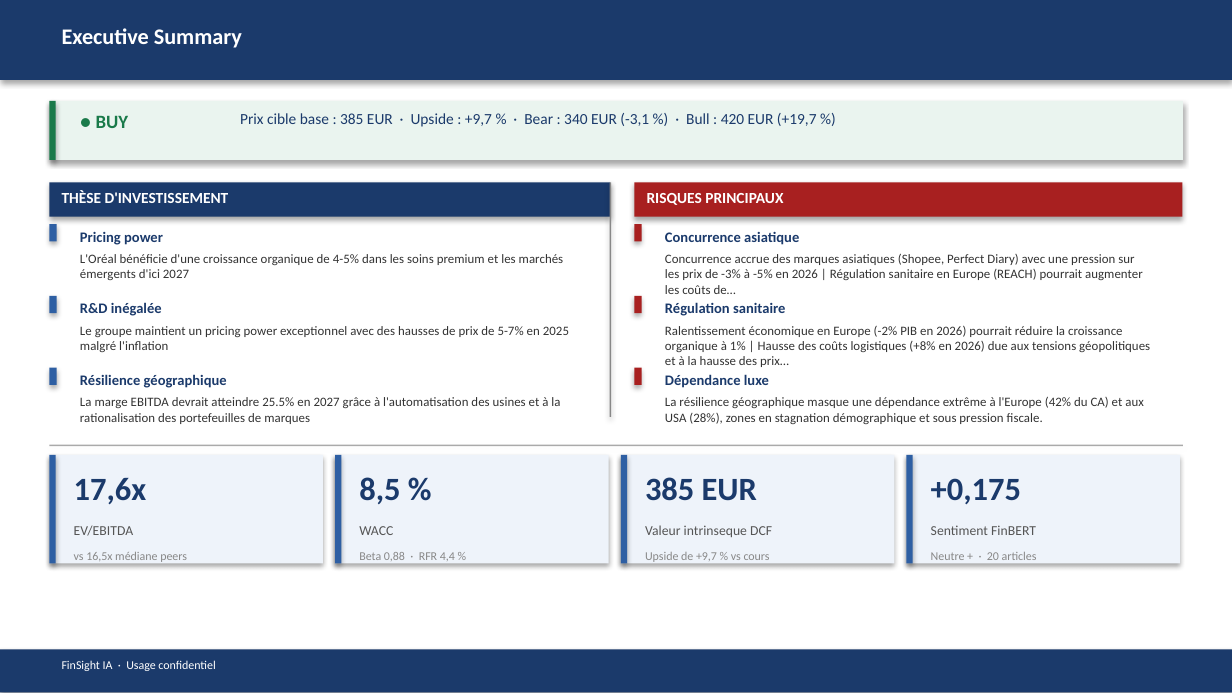
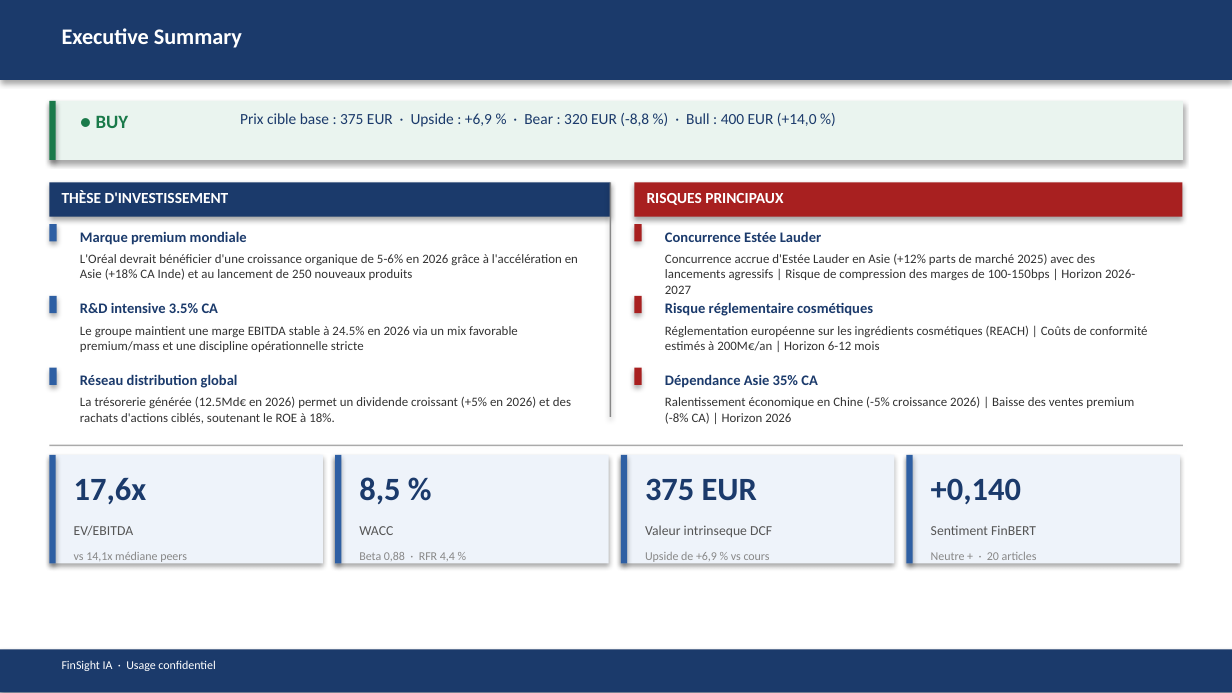
Before and after one commit to baptistejeh07-art/finsight-ia, a slide deck: slide 2 of preview/OR.PA/OR.PA_pitchbook.pptx. Drawn at 1232x693 pixels with LibreOffice and Linux fonts; fonts in the diff are those of the drawing. Boxes give left, top, right and bottom in pixels: in the first picture for what was removed or moved away, otherwise in the second. Text is boxed around its words. In the diff, an @@ line names an element or a change of style, - is before the commit and + after.

```diff
--- a/preview/OR.PA/OR.PA_pitchbook.pptx
+++ b/preview/OR.PA/OR.PA_pitchbook.pptx
@@ text at (x1=240, y1=113, x2=817, y2=127): text changed @@
-Prix cible base : 385 EUR · Upside : +9,7 % · Bear : 340 EUR (-3,1 %) · Bull : 420 EUR (+19,7 %)
+Prix cible base : 375 EUR · Upside : +6,9 % · Bear : 320 EUR (-8,8 %) · Bull : 400 EUR (+14,0 %)
@@ text at (x1=80, y1=231, x2=247, y2=245): text changed @@
-Pricing power
+Marque premium mondiale
@@ text at (x1=665, y1=231, x2=821, y2=242): text changed @@
-Concurrence asiatique
+Concurrence Estée Lauder
@@ text at (x1=80, y1=254, x2=578, y2=280): text changed @@
-L'Oréal bénéficie d'une croissance organique de 4-5% dans les soins premium et les marchés émergents d'ici 2027
+L'Oréal devrait bénéficier d'une croissance organique de 5-6% en 2026 grâce à l'accélération en Asie (+18% CA Inde) et au lancement de 250 nouveaux produits
@@ text at (x1=665, y1=254, x2=1135, y2=294): text changed @@
-Concurrence accrue des marques asiatiques (Shopee, Perfect Diary) avec une pression sur les prix de -3% à -5% en 2026 | Régulation sanitaire en Europe (REACH) pourrait augmenter les coûts de…
+Concurrence accrue d'Estée Lauder en Asie (+12% parts de marché 2025) avec des lancements agressifs | Risque de compression des marges de 100-150bps | Horizon 2026-2027
@@ text at (x1=80, y1=303, x2=219, y2=313): text changed @@
-R&D inégalée
+R&D intensive 3.5% CA
@@ text at (x1=80, y1=326, x2=518, y2=352): text changed @@
-Le groupe maintient un pricing power exceptionnel avec des hausses de prix de 5-7% en 2025 malgré l'inflation
+Le groupe maintient une marge EBITDA stable à 24.5% en 2026 via un mix favorable premium/mass et une discipline opérationnelle stricte
@@ text at (x1=665, y1=302, x2=873, y2=316): text changed @@
-Régulation sanitaire
+Risque réglementaire cosmétiques
@@ text at (x1=665, y1=326, x2=1148, y2=351): text changed @@
-Ralentissement économique en Europe (-2% PIB en 2026) pourrait réduire la croissance organique à 1% | Hausse des coûts logistiques (+8% en 2026) due aux tensions géopolitiques et à la hausse des prix…
+Réglementation européenne sur les ingrédients cosmétiques (REACH) | Coûts de conformité estimés à 200M€/an | Horizon 6-12 mois
@@ text at (x1=80, y1=374, x2=238, y2=388): text changed @@
-Résilience géographique
+Réseau distribution global
@@ text at (x1=665, y1=374, x2=818, y2=388): text changed @@
-Dépendance luxe
+Dépendance Asie 35% CA
@@ text at (x1=80, y1=397, x2=571, y2=423): text changed @@
-La marge EBITDA devrait atteindre 25.5% en 2027 grâce à l'automatisation des usines et à la rationalisation des portefeuilles de marques
+La trésorerie générée (12.5Md€ en 2026) permet un dividende croissant (+5% en 2026) et des rachats d'actions ciblés, soutenant le ROE à 18%.
@@ text at (x1=665, y1=397, x2=1134, y2=424): text changed @@
-La résilience géographique masque une dépendance extrême à l'Europe (42% du CA) et aux USA (28%), zones en stagnation démographique et sous pression fiscale.
+Ralentissement économique en Chine (-5% croissance 2026) | Baisse des ventes premium (-8% CA) | Horizon 2026
@@ text at (x1=645, y1=478, x2=757, y2=501): text changed @@
-385 EUR
+375 EUR
@@ text at (x1=931, y1=478, x2=1021, y2=504): text changed @@
-+0,175
++0,140
@@ text at (x1=74, y1=552, x2=187, y2=564): text changed @@
-vs 16,5x médiane peers
+vs 14,1x médiane peers
@@ text at (x1=645, y1=552, x2=770, y2=564): text changed @@
-Upside de +9,7 % vs cours
+Upside de +6,9 % vs cours
```
Also in this commit, not shown: 14 other slides changed, 3 other files.
